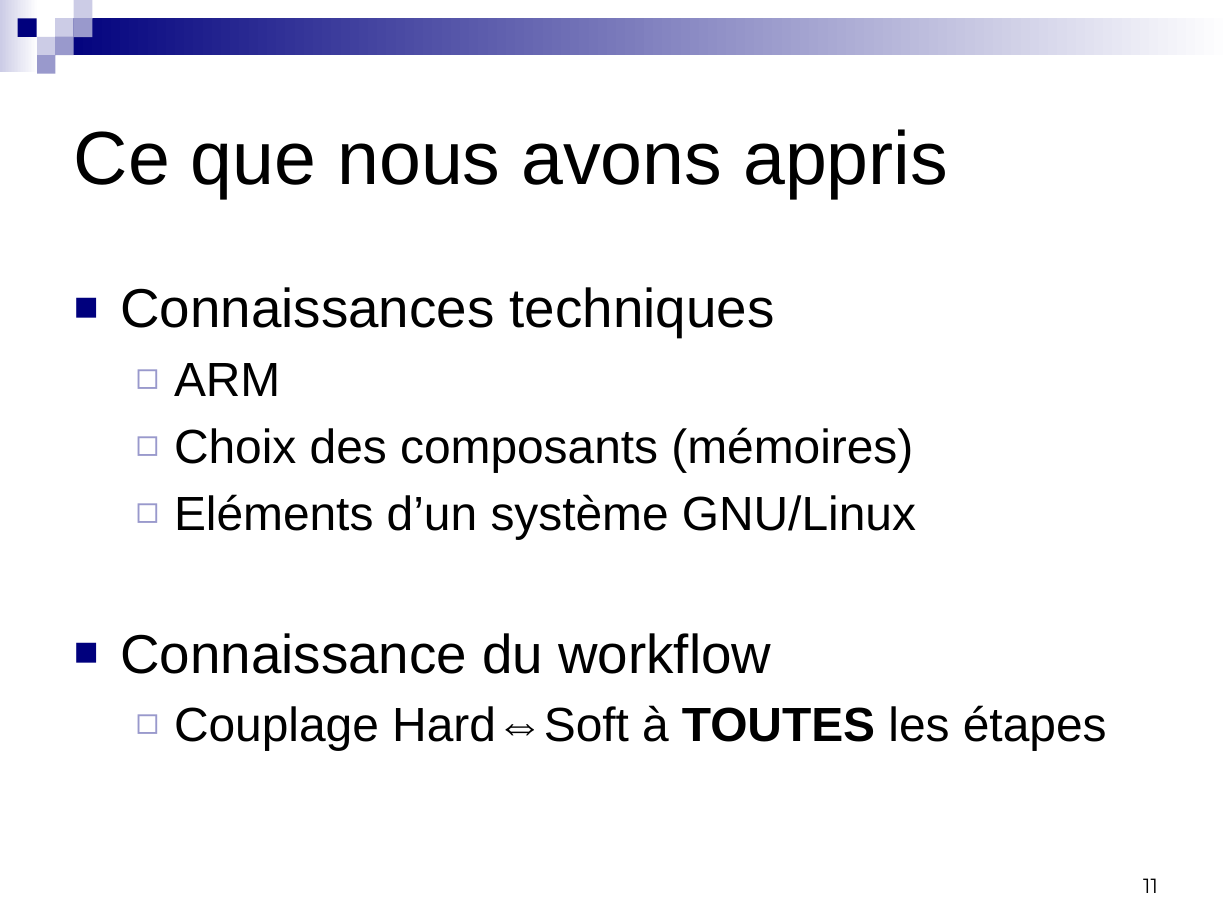
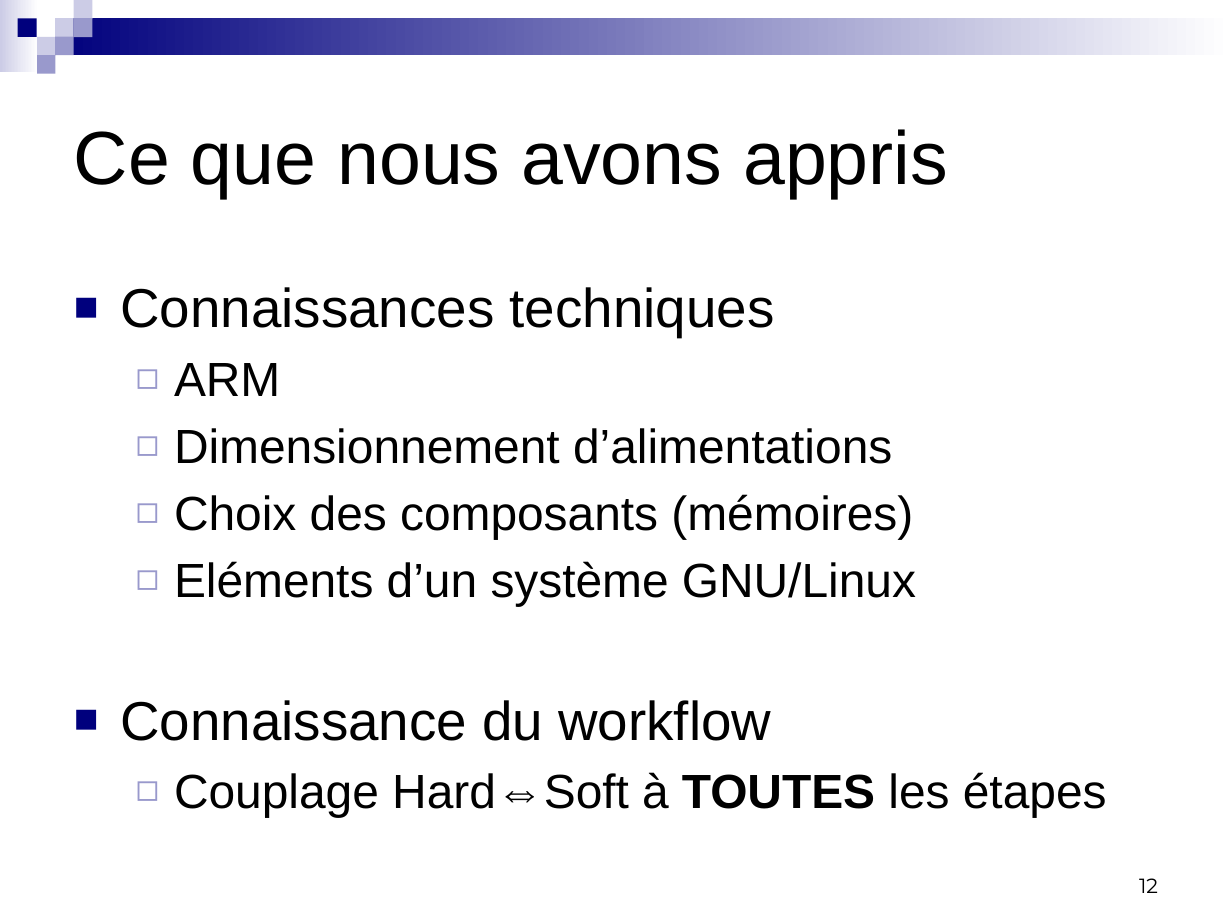
Before and after one commit to badrbouslikhin/Beluga, a slide deck: slide 12 of Rendu/PresentationFinale/Binome13PresentationFinalePRT.pptx (slide 11 before the commit). Drawn at 1232x924 pixels with LibreOffice and Linux fonts; fonts in the diff are those of the drawing. Boxes give left, top, right and bottom in pixels: in the first picture for what was removed or moved away, otherwise in the second. Text is boxed around its words. In the diff, an @@ line names an element or a change of style, - is before the commit and + after.

```diff
--- a/Rendu/PresentationFinale/Binome13PresentationFinalePRT.pptx
+++ b/Rendu/PresentationFinale/Binome13PresentationFinalePRT.pptx
@@ text at bbox=[174, 428, 892, 464]: paragraph added @@
+  ◻ Dimensionnement d’alimentations
@@ page number at bbox=[1139, 878, 1158, 893]: text changed @@
-11
+12
```
Also in this commit, not shown: 8 other slides changed, 1 slide added.
